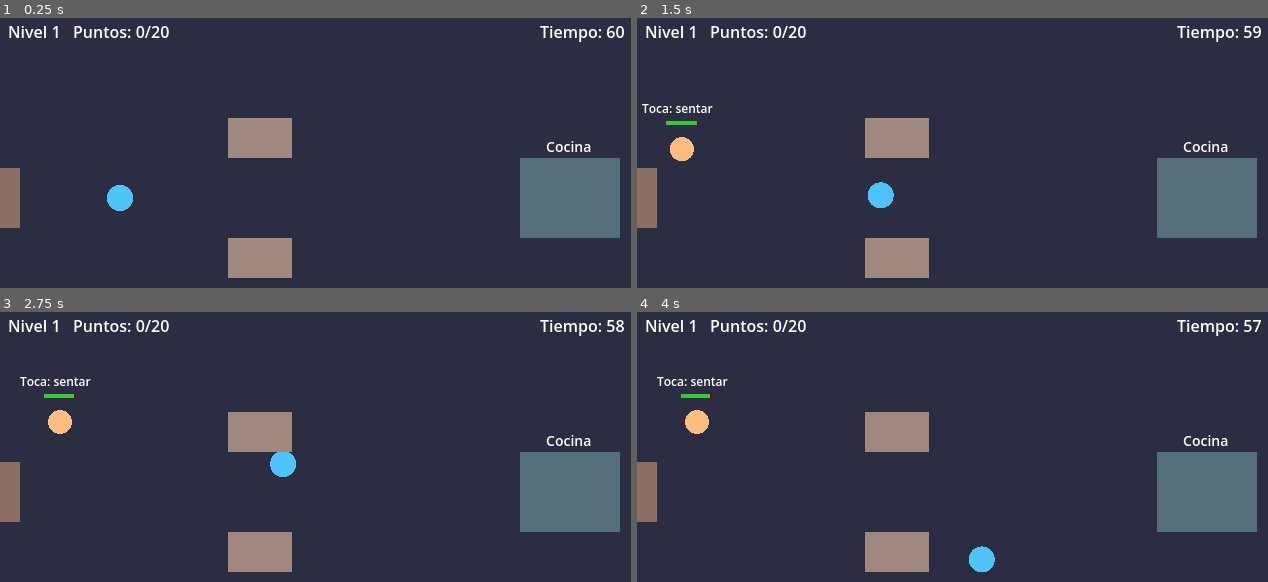
Above: before the commit, frames 1-4 (two rows, left to right).
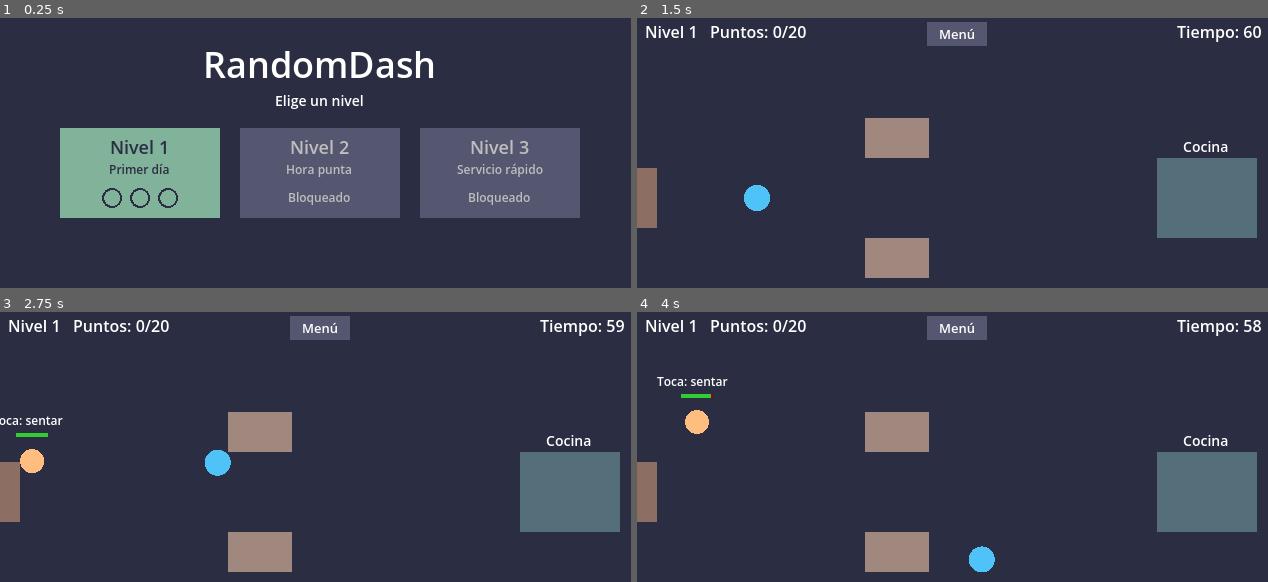
Above: after the commit, the same moments.

Repository: vara-17/MedievalDash
Game: Godot game, scene res://node_2d.tscn
Same seed, same stepped clock (60 frames per second), same inputs: the game is played once before the commit and once after it.
Inputs (mouse positions are in pixels of both pictures, inside the frame that each line leads up to):
- Up to frame 1 (0.25 s): no input
- Up to frame 2 (1.5 s): tap Enter at 0.5 s; move the mouse to (1097, 180) at 0.52 s; click (1097, 180) at 0.67 s; move the mouse to (826, 215) at 1.27 s; click (826, 215) at 1.42 s
- Up to frame 3 (2.75 s): move the mouse to (384, 411) at 2.02 s; click (384, 411) at 2.17 s
- Up to frame 4 (4 s): move the mouse to (927, 563) at 2.77 s; click (927, 563) at 2.92 s; move the mouse to (1148, 546) at 3.52 s; click (1148, 546) at 3.67 s

The runs differ from the first frame. In frame 1, 31% of the frame differs, in the area x 0-99%, y 2-97%; in frame 2, 2.0%; in frame 3, 2.5%; in frame 4, 0.9%.

Commit message:
Menú de niveles y guardado de progreso local

Diff:
--- a/data/levels.json
+++ b/data/levels.json
@@ -6,7 +6,7 @@
     "spawn_interval": 8,
     "queue_patience": 30,
     "table_patience": 25,
-    "stars": [20, 40, 60]
+    "stars": [20, 35, 50]
   },
   {
     "name": "Hora punta",
@@ -15,15 +15,15 @@
     "spawn_interval": 6,
     "queue_patience": 25,
     "table_patience": 20,
-    "stars": [50, 80, 110]
+    "stars": [40, 65, 85]
   },
   {
     "name": "Servicio rápido",
     "time": 90,
     "tables": 3,
-    "spawn_interval": 4,
-    "queue_patience": 20,
-    "table_patience": 16,
-    "stars": [90, 130, 170]
+    "spawn_interval": 5,
+    "queue_patience": 22,
+    "table_patience": 18,
+    "stars": [60, 90, 115]
   }
 ]
--- a/node_2d.gd
+++ b/node_2d.gd
@@ -1,6 +1,6 @@
 extends Node2D
 
-enum Phase { PLAYING, RESULT }
+enum Phase { MENU, PLAYING, RESULT }
 
 const LEVELS_PATH := "res://data/levels.json"
 const DEFAULT_LEVEL := {
@@ -12,13 +12,20 @@
 const QUEUE_SLOTS := [Vector2(60, 110), Vector2(60, 180), Vector2(60, 250)]
 const TABLE_ROWS := {2: [120, 240], 3: [80, 180, 280]}
 const PAYMENT := 10
-const BTN_RETRY := Rect2(180, 250, 130, 44)
-const BTN_NEXT := Rect2(330, 250, 130, 44)
-
+const BTN_MENU := Rect2(150, 250, 100, 44)
+const BTN_RETRY := Rect2(270, 250, 100, 44)
+const BTN_NEXT := Rect2(390, 250, 100, 44)
+const BTN_QUIT := Rect2(290, 4, 60, 24)
+const MENU_COLUMNS := 3
+const MENU_BTN_SIZE := Vector2(160, 90)
+const MENU_GAP := 20.0
+const MENU_ORIGIN := Vector2(60, 110)
+
+var save := SaveData.new()
 var levels: Array = []
 var level_index: int = 0
 var level: Dictionary = {}
-var phase: int = Phase.PLAYING
+var phase: int = Phase.MENU
 var time_left: float = 0.0
 var passed: bool = false
 var stars_earned: int = 0
@@ -35,12 +42,15 @@
 
 func _ready() -> void:
 	_load_levels()
+	save.load_from_disk()
 	kitchen = Kitchen.new()
 	kitchen.position = Vector2(570, 180)
+	kitchen.visible = false
 	add_child(kitchen)
 	waiter = Waiter.new()
+	waiter.visible = false
 	add_child(waiter)
-	_start_level(0)
+	phase = Phase.MENU
 
 
 func _load_levels() -> void:
@@ -84,6 +94,13 @@
 	waiter.on_arrive = Callable()
 
 
+func _go_to_menu() -> void:
+	_clear_level()
+	kitchen.visible = false
+	waiter.visible = false
+	phase = Phase.MENU
+
+
 func _build_tables(count: int) -> void:
 	var rows: Array = TABLE_ROWS.get(count, TABLE_ROWS[3])
 	for y in rows:
@@ -100,10 +117,15 @@
 		if score >= int(t):
 			stars_earned += 1
 	passed = stars_earned > 0
+	save.record(level_index, stars_earned)
 	_clear_level()
 	kitchen.visible = false
 	waiter.visible = false
 	phase = Phase.RESULT
+
+
+func _has_next() -> bool:
+	return passed and level_index + 1 < levels.size()
 
 
 func _process(delta: float) -> void:
@@ -159,6 +181,15 @@
 	return Rect2(t.position - Table.SIZE / 2.0 - Vector2(12, 12), Table.SIZE + Vector2(24, 24))
 
 
+func _level_button_rect(i: int) -> Rect2:
+	var col := i % MENU_COLUMNS
+	var row := floori(i / float(MENU_COLUMNS))
+	var pos := MENU_ORIGIN + Vector2(
+		col * (MENU_BTN_SIZE.x + MENU_GAP),
+		row * (MENU_BTN_SIZE.y + MENU_GAP))
+	return Rect2(pos, MENU_BTN_SIZE)
+
+
 func _select(c: Customer) -> void:
 	if selected == c:
 		_deselect()
@@ -188,8 +219,15 @@
 	if not (event is InputEventMouseButton and event.pressed):
 		return
 	var p: Vector2 = event.position
-	if phase == Phase.RESULT:
-		_handle_result_tap(p)
+	match phase:
+		Phase.MENU:
+			_handle_menu_tap(p)
+			return
+		Phase.RESULT:
+			_handle_result_tap(p)
+			return
+	if BTN_QUIT.has_point(p):
+		_go_to_menu()
 		return
 	if kitchen.contains_point(p):
 		waiter.go_to(kitchen.waiter_position(), _pick_up_dish)
@@ -213,11 +251,20 @@
 	waiter.go_to(p, Callable())
 
 
+func _handle_menu_tap(p: Vector2) -> void:
+	for i in levels.size():
+		if _level_button_rect(i).has_point(p) and save.is_unlocked(i):
+			_start_level(i)
+			return
+
+
 func _handle_result_tap(p: Vector2) -> void:
-	if BTN_RETRY.has_point(p):
+	if BTN_MENU.has_point(p):
+		phase = Phase.MENU
+	elif BTN_RETRY.has_point(p):
 		_start_level(level_index)
-	elif passed and BTN_NEXT.has_point(p):
-		_start_level((level_index + 1) % levels.size())
+	elif _has_next() and BTN_NEXT.has_point(p):
+		_start_level(level_index + 1)
 
 
 func _pick_up_dish() -> void:
@@ -241,6 +288,9 @@
 func _draw() -> void:
 	var font := ThemeDB.fallback_font
 	draw_rect(Rect2(0, 0, 640, 360), Color("2b2d42"))
+	if phase == Phase.MENU:
+		_draw_menu(font)
+		return
 	draw_rect(Rect2(0, 150, 20, 60), Color("8d6e63"))
 	if phase == Phase.PLAYING and selected != null:
 		for t in tables:
@@ -249,8 +299,34 @@
 	var stars_cfg: Array = level["stars"]
 	draw_string(font, Vector2(8, 20), "Nivel %d   Puntos: %d/%d" % [level_index + 1, score, int(stars_cfg[0])], HORIZONTAL_ALIGNMENT_LEFT, -1, 16)
 	draw_string(font, Vector2(540, 20), "Tiempo: %d" % ceili(time_left), HORIZONTAL_ALIGNMENT_LEFT, -1, 16)
+	if phase == Phase.PLAYING:
+		draw_rect(BTN_QUIT, Color("555770"))
+		draw_string(font, BTN_QUIT.position + Vector2(0, 17), "Menú", HORIZONTAL_ALIGNMENT_CENTER, BTN_QUIT.size.x, 13)
 	if phase == Phase.RESULT:
 		_draw_result(font)
+
+
+func _draw_menu(font: Font) -> void:
+	var dark := Color("2b2d42")
+	draw_string(font, Vector2(0, 60), "RandomDash", HORIZONTAL_ALIGNMENT_CENTER, 640, 36)
+	draw_string(font, Vector2(0, 88), "Elige un nivel", HORIZONTAL_ALIGNMENT_CENTER, 640, 14)
+	for i in levels.size():
+		var r := _level_button_rect(i)
+		var unlocked := save.is_unlocked(i)
+		var text_color := dark if unlocked else Color.GRAY
+		draw_rect(r, Color("81b29a") if unlocked else Color("555770"))
+		draw_string(font, r.position + Vector2(0, 26), "Nivel %d" % (i + 1), HORIZONTAL_ALIGNMENT_CENTER, r.size.x, 18, text_color)
+		draw_string(font, r.position + Vector2(0, 46), str(levels[i]["name"]), HORIZONTAL_ALIGNMENT_CENTER, r.size.x, 12, text_color)
+		if unlocked:
+			var earned := save.get_stars(i)
+			for s in 3:
+				var center := r.position + Vector2(r.size.x / 2.0 - 28.0 + s * 28.0, 70)
+				if s < earned:
+					draw_circle(center, 9.0, Color.GOLD)
+				else:
+					draw_arc(center, 9.0, 0.0, TAU, 20, dark, 2.0)
+		else:
+			draw_string(font, r.position + Vector2(0, 74), "Bloqueado", HORIZONTAL_ALIGNMENT_CENTER, r.size.x, 12, Color.GRAY)
 
 
 func _draw_result(font: Font) -> void:
@@ -267,9 +343,10 @@
 			draw_circle(pos, 20.0, Color.GOLD)
 		else:
 			draw_arc(pos, 20.0, 0.0, TAU, 24, Color.GRAY, 2.0)
+	draw_rect(BTN_MENU, Color("e07a5f"))
+	draw_string(font, BTN_MENU.position + Vector2(0, 28), "Menú", HORIZONTAL_ALIGNMENT_CENTER, BTN_MENU.size.x, 16, dark)
 	draw_rect(BTN_RETRY, Color("81b29a"))
 	draw_string(font, BTN_RETRY.position + Vector2(0, 28), "Reintentar", HORIZONTAL_ALIGNMENT_CENTER, BTN_RETRY.size.x, 16, dark)
-	if passed:
+	if _has_next():
 		draw_rect(BTN_NEXT, Color("f2cc8f"))
-		var label := "Siguiente" if level_index + 1 < levels.size() else "Al inicio"
-		draw_string(font, BTN_NEXT.position + Vector2(0, 28), label, HORIZONTAL_ALIGNMENT_CENTER, BTN_NEXT.size.x, 16, dark)
+		draw_string(font, BTN_NEXT.position + Vector2(0, 28), "Siguiente", HORIZONTAL_ALIGNMENT_CENTER, BTN_NEXT.size.x, 16, dark)
--- /dev/null
+++ b/scripts/save_data.gd
@@ -0,0 +1,45 @@
+class_name SaveData
+extends RefCounted
+
+const PATH := "user://save.json"
+
+var best_stars: Array = []
+
+
+func load_from_disk() -> void:
+	best_stars = []
+	if not FileAccess.file_exists(PATH):
+		return
+	var file := FileAccess.open(PATH, FileAccess.READ)
+	if file == null:
+		return
+	var data = JSON.parse_string(file.get_as_text())
+	if data is Dictionary and data.get("stars") is Array:
+		for v in data["stars"]:
+			best_stars.append(int(v))
+
+
+func save_to_disk() -> void:
+	var file := FileAccess.open(PATH, FileAccess.WRITE)
+	if file == null:
+		push_error("No se pudo guardar el progreso")
+		return
+	file.store_string(JSON.stringify({"stars": best_stars}))
+
+
+func get_stars(index: int) -> int:
+	if index < best_stars.size():
+		return int(best_stars[index])
+	return 0
+
+
+func record(index: int, stars: int) -> void:
+	while best_stars.size() <= index:
+		best_stars.append(0)
+	if stars > int(best_stars[index]):
+		best_stars[index] = stars
+		save_to_disk()
+
+
+func is_unlocked(index: int) -> bool:
+	return index == 0 or get_stars(index - 1) > 0
Not shown, added: scripts/save_data.gd.uid
